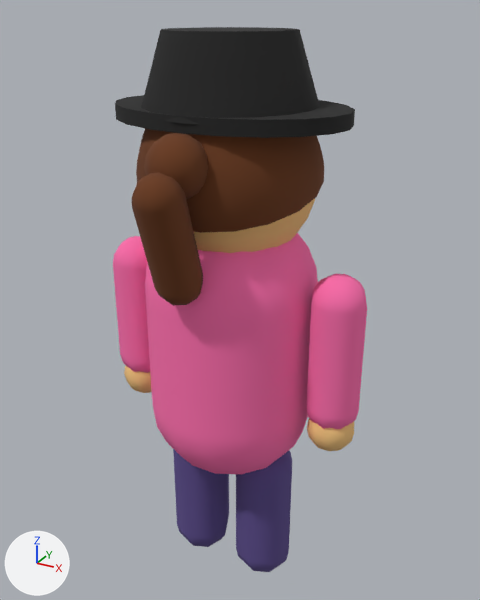
One commit to the glTF model godot/models/heroes/outfit-pirateHat.glb: the scene before it, then after it.
One viewpoint serves both versions: a 50 mm lens placed at (1.12, -1.97, 2.22), pointed at (0.04, 0.0, 1.23). The lights are fixed; the arrows at lower left show +X, +Y and +Z. The picture after the commit comes second. Where no turn or scale is listed for an object, it has been applied to the vertices. Vertices at exactly the same position are counted once.

The scene before the commit, as lines of its bpy script (objects in view):
```python
ob_mesh_1 = bpy.data.objects.new('Mesh_1', me_mesh_1)
ob_mesh_1.location = (0.0, 0.0, 1.68)
ob_mesh_11 = bpy.data.objects.new('Mesh_11', me_mesh_11)
ob_mesh_11.location = (-0.42, 0.0, 1.1)
ob_mesh_12 = bpy.data.objects.new('Mesh_12', me_mesh_12)
ob_mesh_12.location = (-0.42, 0.0, 0.8)
ob_mesh_13 = bpy.data.objects.new('Mesh_13', me_mesh_13)
ob_mesh_13.location = (0.42, 0.0, 1.1)
ob_mesh_14 = bpy.data.objects.new('Mesh_14', me_mesh_14)
ob_mesh_14.location = (0.42, 0.0, 0.8)
ob_mesh_15 = bpy.data.objects.new('Mesh_15', me_mesh_15)
ob_mesh_15.location = (-0.15, 0.0, 0.32)
ob_mesh_16 = bpy.data.objects.new('Mesh_16', me_mesh_16)
ob_mesh_16.location = (0.15, 0.0, 0.32)
ob_mesh_3 = bpy.data.objects.new('Mesh_3', me_mesh_3)
ob_mesh_3.location = (0.0, -0.32, 1.78)
ob_mesh_4 = bpy.data.objects.new('Mesh_4', me_mesh_4)
ob_mesh_4.location = (0.0, -0.38, 1.56)
# also in view: 'Mesh_9' at (0.0, 0.0, 2.03); 'Mesh_2' at (0.0, 0.0, 1.8); 'Mesh_8' at (0.0, 0.0, 1.9); 'torso' at (0.0, 0.0, 1.05)
```
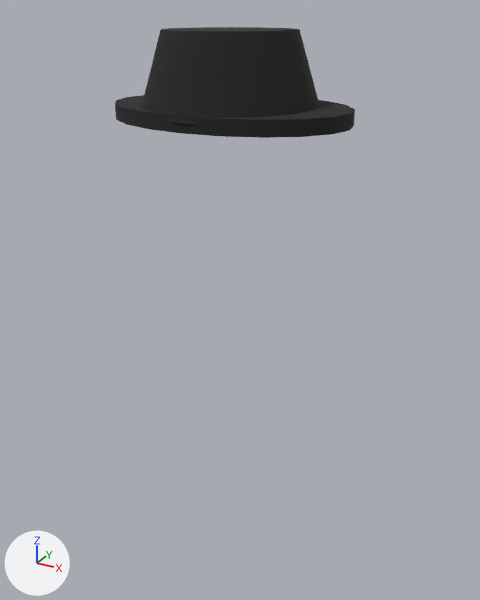
Where the change shows, as pixel boxes (x1, y1, x2, y2) in the pictures (480 x 600 px):
'torso', no longer drawn (pink)
    before: (145, 233, 318, 475)
'Mesh_1', reshaped, moved, recoloured
    before: (194, 199, 315, 253)
    after: (141, 27, 320, 125)
'Mesh_2', reshaped, moved, turned (not visible afterwards)
    before: (136, 129, 324, 233)
'Mesh_13', deleted (pink)
    before: (307, 274, 367, 429)
'Mesh_4', deleted (brown)
    before: (132, 172, 203, 306)
'Mesh_16', deleted (purple)
    before: (236, 451, 292, 572)
'Mesh_15', deleted (purple)
    before: (173, 449, 229, 547)
'Mesh_11', deleted (pink)
    before: (113, 236, 150, 373)
'Mesh_3', deleted (brown)
    before: (144, 133, 208, 199)
'Mesh_14', deleted
    before: (307, 418, 354, 451)
'Mesh_12', deleted
    before: (124, 366, 152, 393)
'Mesh_9', unchanged, covered by the edit
    before: (141, 27, 320, 125)

Edits to the bpy script that builds the scene:
```text
Change me_mesh_1:
    used by ob_mesh_1; location = (0.0, 0.0, 1.68)
    remove me_mesh_1.from_pydata(...)  # 249 vertices, 468 faces; spans x -0.3..0.3, y -0.295..0.295, z -0.3..0.3
    remove me_mesh_1.materials.append(mat_skin)  # beige #f1c27d
    add me_mesh_1.from_pydata(...)  # 36 vertices, 64 faces; spans x -0.3..0.3, y -0.3..0.3, z -0.125..0.125
    me_mesh_1 part 1: the whole mesh is rebuilt
    add me_mesh_1.materials.append(mat_material_5)  # black #222222
Change me_mesh_2:
    used by ob_mesh_2; parent = ob_head; location = (0.0, 0.0, 0.02); rotation_euler = (0.25, 0.0, 0.0), in degrees (14, 0, 0)
    remove me_mesh_2.from_pydata(...)  # 267 vertices, 486 faces; spans x -0.32..0.32, y -0.315..0.315, z -0.05..0.32
    remove me_mesh_2.materials.append(mat_hair)  # brown #6b3a1a
    add me_mesh_2.from_pydata(...)  # 14 vertices, 12 faces; spans x -0.07..0.07, y 0.0, z -0.07..0.07
    me_mesh_2 part 2: 267 vertices removed from x -0.32..0.32, y -0.315..0.315, z -0.05..0.32
    other edits to the shape of me_mesh_2 do not show in these pictures
    add me_mesh_2.materials.append(mat_material_6)
Change ob_torso:
    ob_torso: bpy.data.objects.new('torso', me_mesh_0) -> bpy.data.objects.new('torso', None)
Change ob_mesh_1:
    ob_mesh_1.location: (0.0, 0.0, 1.68) -> (0.0, 0.0, 2.03)
Change ob_mesh_2:
    ob_mesh_2.location: (0.0, 0.0, 0.02) -> (0.0, 0.27, 0.36)
    ob_mesh_2.rotation_euler: (0.25, 0.0, 0.0) -> (0.0, 0.0, 3.142)  # degrees (14, 0, 0) -> degrees (0, 0, 180)
Remove ob_mesh_3:
    ob_mesh_3 = bpy.data.objects.new('Mesh_3', me_mesh_3)
    ob_mesh_3.location = (0.0, -0.32, 1.78)
Remove ob_mesh_4:
    ob_mesh_4 = bpy.data.objects.new('Mesh_4', me_mesh_4)
    ob_mesh_4.location = (0.0, -0.38, 1.56)
Remove ob_mesh_11:
    ob_mesh_11 = bpy.data.objects.new('Mesh_11', me_mesh_11)
    ob_mesh_11.location = (-0.42, 0.0, 1.1)
Remove ob_mesh_12:
    ob_mesh_12 = bpy.data.objects.new('Mesh_12', me_mesh_12)
    ob_mesh_12.location = (-0.42, 0.0, 0.8)
Remove ob_mesh_13:
    ob_mesh_13 = bpy.data.objects.new('Mesh_13', me_mesh_13)
    ob_mesh_13.location = (0.42, 0.0, 1.1)
Remove ob_mesh_14:
    ob_mesh_14 = bpy.data.objects.new('Mesh_14', me_mesh_14)
    ob_mesh_14.location = (0.42, 0.0, 0.8)
Remove ob_mesh_15:
    ob_mesh_15 = bpy.data.objects.new('Mesh_15', me_mesh_15)
    ob_mesh_15.location = (-0.15, 0.0, 0.32)
Remove ob_mesh_16:
    ob_mesh_16 = bpy.data.objects.new('Mesh_16', me_mesh_16)
    ob_mesh_16.location = (0.15, 0.0, 0.32)
```
